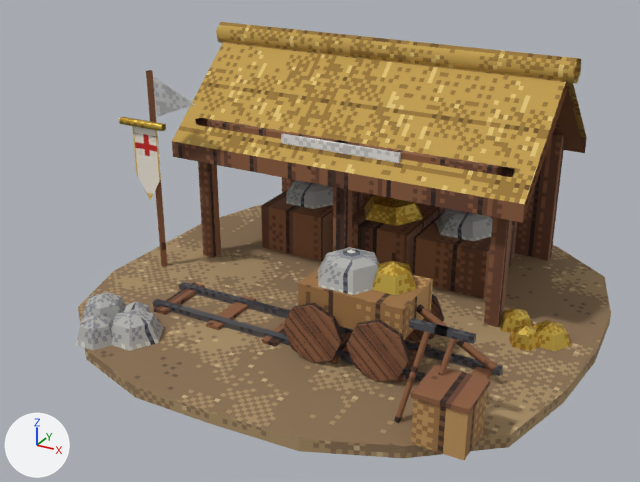
The Blender file art_source/blender/britons/mining_camp.blend: old version first, new version second.
Before and after are seen from a camera (50 mm lens) standing at (2.56, -5.12, 2.98) and looking at (-0.13, -0.23, 0.54). The lights are fixed; the arrows at lower left show +X, +Y and +Z. The older version comes first.

Names of what the first picture shows: 'britons_mining_camp'.
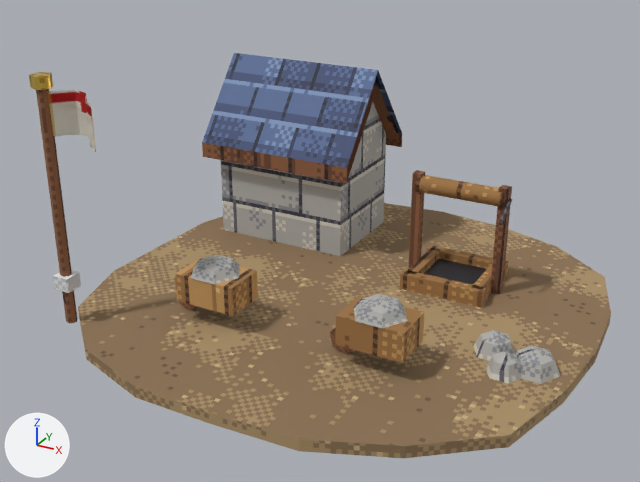
The edits, one by one:
Picture 'PE_Window' (img_pe_window) is new.
Picture 'PE_RoofSlate' (img_pe_roofslate) is new.
Material 'PE_Window' (mat_pe_window) is new.
Its texture is img_pe_window.
Its roughness is 0.6.
Material 'PE_RoofSlate' (mat_pe_roofslate) is new.
Its texture is img_pe_roofslate.
Its roughness is 0.7.
me_britons_mining_camp is used by ob_britons_mining_camp; location (0.0, 0.0, 0.0).
me_britons_mining_camp had 1307 vertices, 373 faces and spanned x -1.73..1.75, y -1.73..1.77, z 0.0..1.78.
me_britons_mining_camp now has 631 vertices, 188 faces and spans x -1.73..1.75, y -1.73..1.77, z 0.0..1.76.
me_britons_mining_camp part 1: the loose piece of 12 vertices spanning x -1.48..1.28, y 0.56..0.74, z 1.6..1.78 is scaled about its middle by (0.232, 0.778, 0.778), then moved by (0.7, -0.15, -0.89), in mat_pe_woodlight (picture img_pe_woodlight).
me_britons_mining_camp part 2: the loose piece of 8 vertices spanning x 0.47..0.87, y -0.95, z 0.08..0.48 is rebuilt with 4 vertices and now spans x 0.38..0.82, y -0.95, z 0.23..0.43, in mat_pe_woodlight (picture img_pe_woodlight).
me_britons_mining_camp part 3: 297 loose pieces with 1179 vertices, spanning x -1.64..1.59, y -1.53..1.43, z 0.07..1.69, are deleted.
me_britons_mining_camp part 4: 48 vertices removed from x -1.1..1.3, y -0.99..-0.82, z 0.08..0.48; 555 vertices added at x -1.55..1.62, y -1.42..1.4, z 0.08..1.76.
me_britons_mining_camp no longer uses material mat_pe_thatch (picture img_pe_thatch).
me_britons_mining_camp gains material mat_pe_roofslate (picture img_pe_roofslate).
me_britons_mining_camp gains material mat_pe_window (picture img_pe_window).

Boxes (x1, y1, x2, y2) around the edits, measured in the pictures (640 x 482 px; the box of a moved part takes in the faces that stretch with it):
'britons_mining_camp', reshaped (9% wider, 8% shorter)
    before: (76, 22, 611, 460)
    after: (29, 53, 611, 458)
part 1 of me_britons_mining_camp, moved or reshaped
    before: (216, 22, 581, 84)
    after: (415, 175, 503, 207)
part 2 of me_britons_mining_camp, rebuilt (not visible before)
    after: (335, 316, 404, 363)
part 3 of me_britons_mining_camp, deleted (orange)
    before: (76, 42, 587, 460)
part 4 of me_britons_mining_camp, reshaped
    before: (153, 299, 426, 378)
    after: (29, 53, 560, 384)
